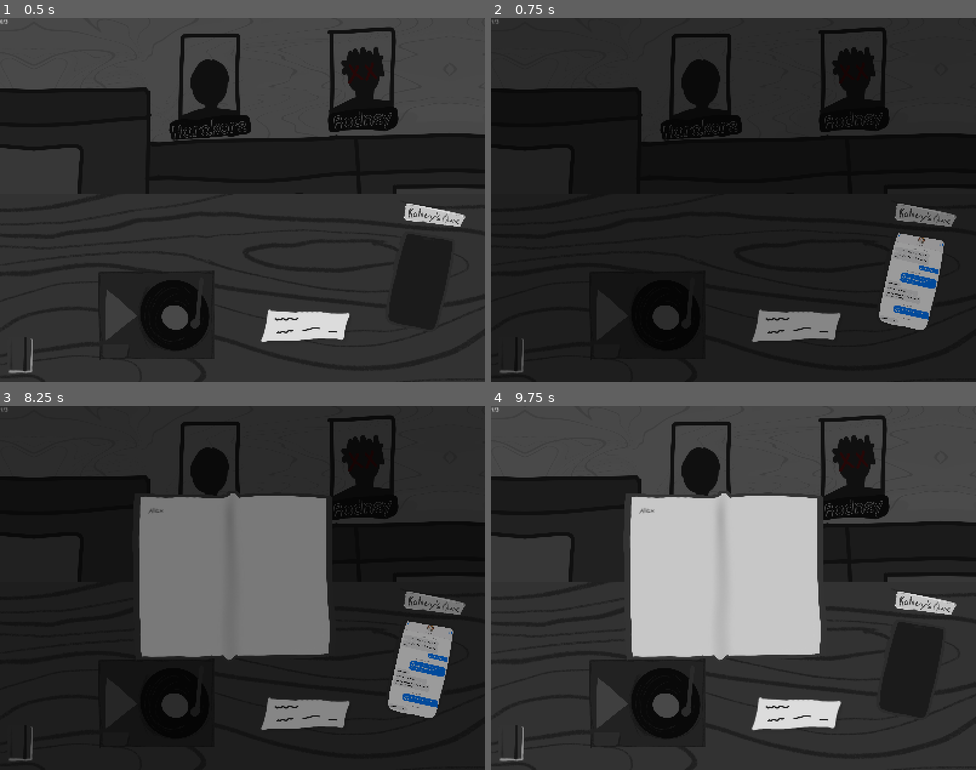
Above: before the commit, frames 1-4 (two rows, left to right).
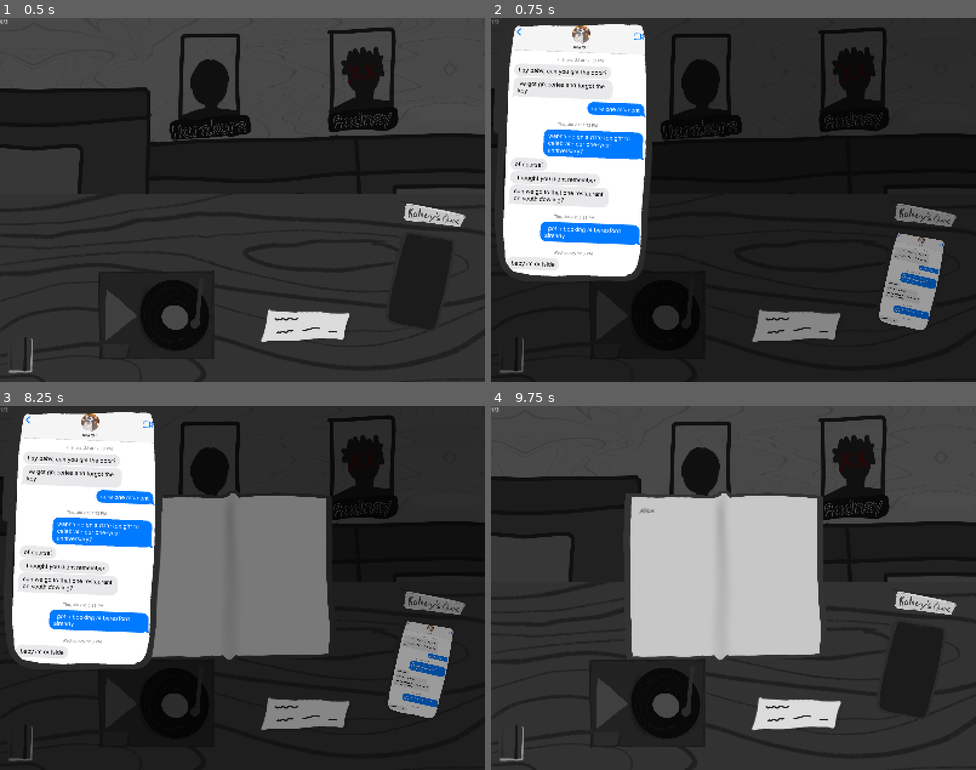
Above: after the commit, the same moments.

Repository: Logabe/crux
Game: Godot game, scene res://scenes/scene_2.tscn
Same seed, same stepped clock (60 frames per second), same inputs: the game is played once before the commit and once after it. This scene is started directly instead of the project's main scene. Video files are missing from this copy of the repository; at most half a second of black plays in their place. Sound files missing from this copy of the repository are replaced by a short silence.
Inputs (mouse positions are in pixels of both pictures, inside the frame that each line leads up to):
- Up to frame 1 (0.5 s): no input
- Up to frame 2 (0.75 s): click (908, 280) at 0.5 s
- Up to frame 3 (8.25 s): click (155, 704) at 1.25 s; click (305, 715) at 2 s; click (19, 744) at 2.77 s; click (184, 577) at 3.52 s; type "Alex" at 3.6 s; click (19, 744) at 4.27 s; click (417, 668) at 5 s; click (155, 704) at 5.75 s; click (305, 715) at 6.5 s; click (19, 744) at 7.27 s; click (417, 668) at 8 s
- Up to frame 4 (9.75 s): click (646, 704) at 8.75 s; click (796, 715) at 9.5 s

Frame 1 is identical in both runs. In frame 2, 20% of the frame differs, in the area x 0-34%, y 1-73%; in frame 3, 20%; in frame 4, nothing differs.

Commit message:
fixed pop-up not working
something

Diff:
--- a/scenes/phone.gd
+++ b/scenes/phone.gd
@@ -23,7 +23,3 @@
 		ZoomPopup.show_zoom(zoom_texture, self)
 	else:
 		ZoomPopup.hide_zoom()
-
-
-func _on_crowd_voice_toggled(toggled_on: bool) -> void:
-	pass # Replace with function body.
--- a/scenes/scene_2.tscn
+++ b/scenes/scene_2.tscn
@@ -20,6 +20,7 @@
 [ext_resource type="Texture2D" uid="uid://doq3bkx2ikxu7" path="res://assets/art/minimized_policerecord_default.png" id="15_oyiwn"]
 [ext_resource type="Texture2D" uid="uid://ckn4mq5pw8ese" path="res://assets/art/minimized_policerecord_hover.png" id="16_8igo0"]
 [ext_resource type="Script" uid="uid://cjbk82l4m11ys" path="res://scenes/police_record_hara.gd" id="17_i44rj"]
+[ext_resource type="Texture2D" uid="uid://d0q30g8llaf8k" path="res://assets/art/CriminalRecordsHarakore.png" id="19_lkfw3"]
 [ext_resource type="Texture2D" uid="uid://dwoqyubfkp05t" path="res://assets/art/ArrowRightDefault.png" id="21_lkfw3"]
 [ext_resource type="Texture2D" uid="uid://cmsjgb7o40ckd" path="res://assets/art/ArrowRightOutlinedDark.png" id="22_xaq16"]
 [ext_resource type="Texture2D" uid="uid://w78oofi7e5an" path="res://assets/art/ArrowRightOutlinedLight.png" id="23_sivv1"]
@@ -104,7 +105,7 @@
 texture_normal = ExtResource("15_oyiwn")
 texture_hover = ExtResource("16_8igo0")
 script = ExtResource("17_i44rj")
-zoom_texture = ExtResource("15_oyiwn")
+zoom_texture = ExtResource("19_lkfw3")
 
 [node name="PauseMenu" parent="." unique_id=250443325 instance=ExtResource("11_a3h35")]
 z_index = 10
@@ -133,5 +134,3 @@
 texture_normal = ExtResource("23_sivv1")
 texture_pressed = ExtResource("21_lkfw3")
 texture_hover = ExtResource("22_xaq16")
-
-[connection signal="toggled" from="CrowdVoice" to="Phone" method="_on_crowd_voice_toggled"]
--- a/zoom_popup.gd
+++ b/zoom_popup.gd
@@ -16,6 +16,11 @@
 	current_source_button = source_button
 	zoomed_texture.texture = texture
 
+	var max_size := Vector2(800, 1200)
+	var tex_size := texture.get_size()
+	var scale_factor: float = min(max_size.x / tex_size.x, max_size.y / tex_size.y, 1.0)
+	zoomed_texture.custom_minimum_size = tex_size * scale_factor
+	zoomed_texture.size = tex_size * scale_factor
 
 	visible = true
 	scroll_container.scroll_vertical = 0 # reset scroll position each time it opens
